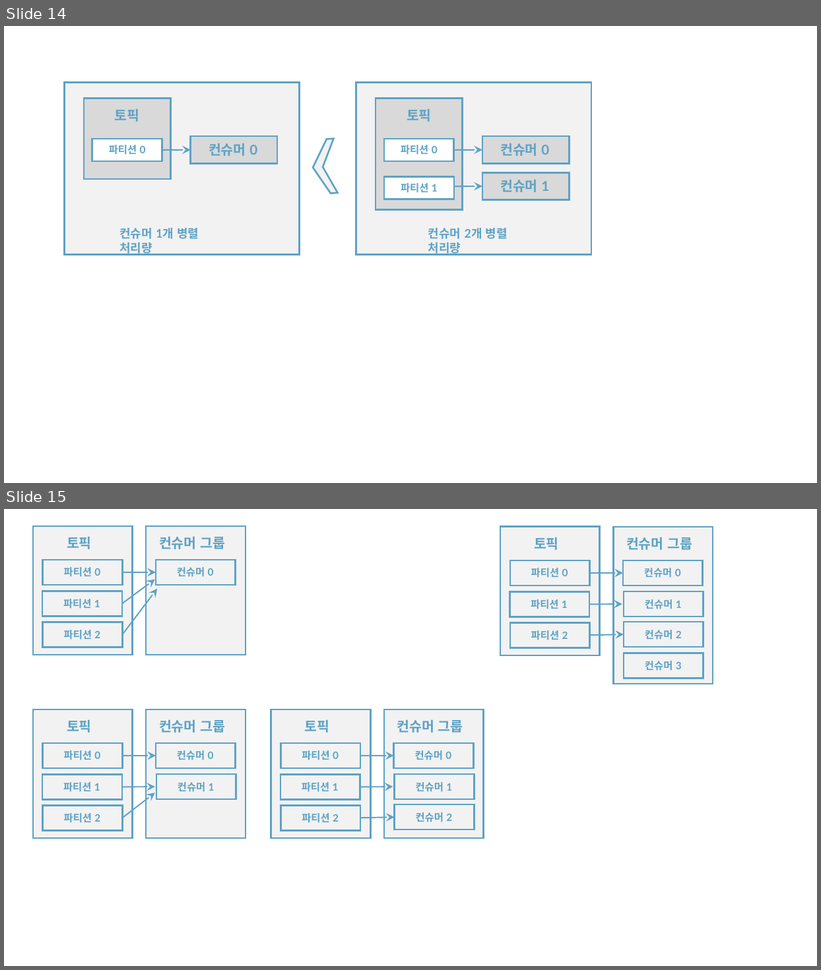
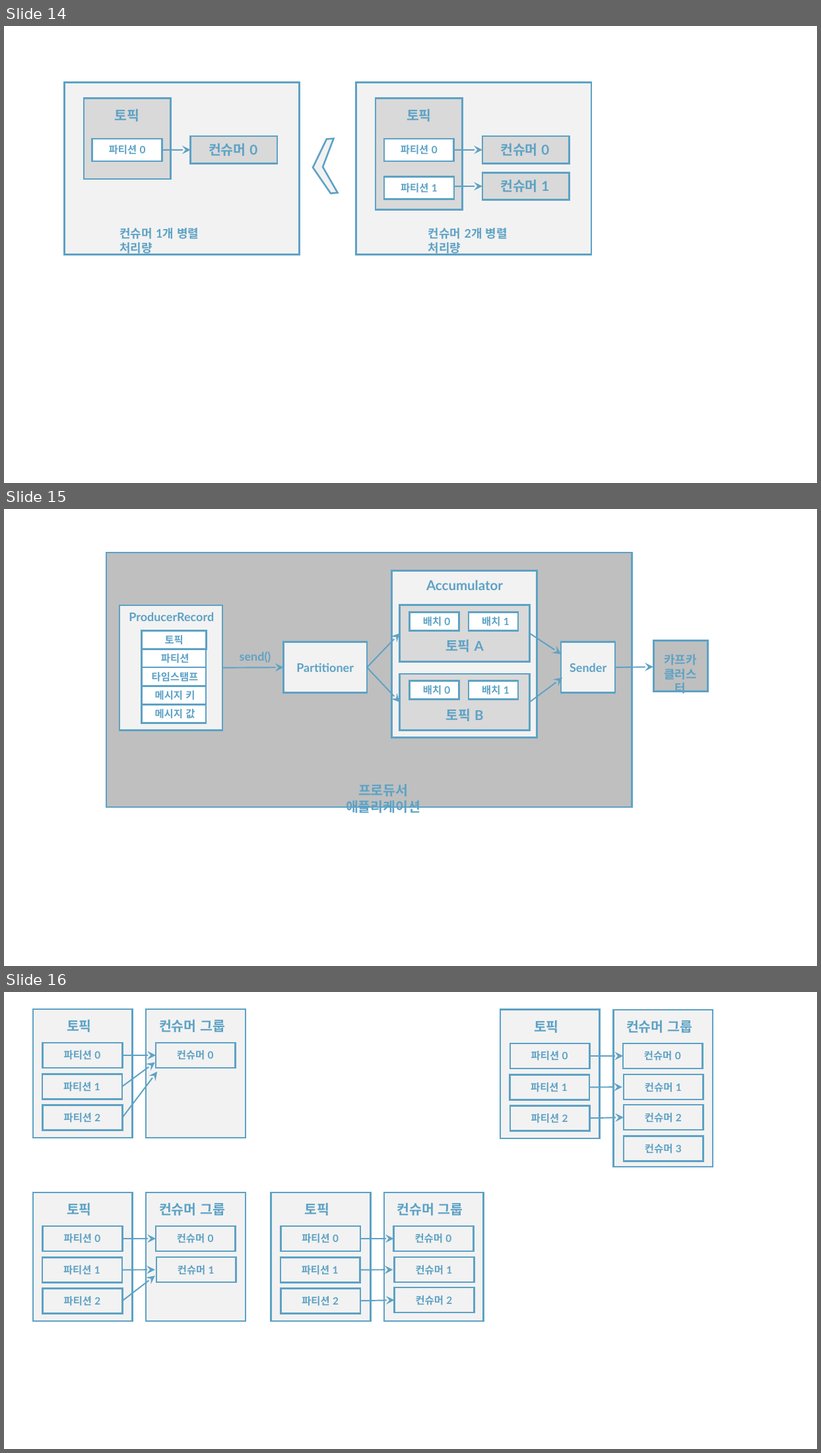
Before and after one commit to rudaks-han/book-summary, a slide deck: 아파치카프카_with자바/ref/프레젠테이션1.pptx. Shown one above the other, each under a label of ours: slides 14 and 15 before the commit, slides 14, 15 and 16 after it. The pictures are 821x970 and 821x1453 pixels, drawn with LibreOffice and Linux fonts; fonts in the diff are those of the drawing. Boxes give left, top, right and bottom in pixels: in the first picture for what was removed or moved away, otherwise in the second. Text is boxed around its words. In the diff, an @@ line names an element or a change of style, - is before the commit and + after.

```diff
--- a/아파치카프카_with자바/ref/프레젠테이션1.pptx
+++ b/아파치카프카_with자바/ref/프레젠테이션1.pptx
@@ slide 15 added at box(4, 509, 817, 966), background #FFFFFF @@
@@ rectangle added at box(106, 553, 632, 808), fill #BFBFBF, outline #5DA2C5 2 pt @@
@@ group added at box(392, 570, 537, 738): 7 rectangles, 7 texts @@
+배치 0
+배치 1
+토픽 A
+배치 0
+배치 1
+토픽 B
+Accumulator
@@ rectangle added at box(120, 605, 222, 730), fill #F2F2F2, outline #5DA2C5 2 pt @@
@@ text added at box(129, 612, 214, 621), 14 pt, text #5DA2C5, bold @@
+ProducerRecord
@@ rectangle added at box(142, 631, 207, 650), fill #FFFFFF, outline #5DA2C5 2 pt @@
@@ text added at box(165, 635, 184, 645), 12 pt, text #5DA2C5, bold @@
+토픽
@@ rectangle added at box(283, 642, 367, 692), fill #F2F2F2, outline #5DA2C5 2 pt @@
@@ arrow added from (367, 667) to (400, 634), #5DA2C5 1.5 pt @@
@@ arrow added from (530, 634) to (562, 654), #5DA2C5 1.5 pt @@
@@ rectangle added at box(562, 642, 616, 692), fill #F2F2F2, outline #5DA2C5 2 pt @@
@@ rectangle added at box(653, 641, 708, 691), fill #BFBFBF, outline #5DA2C5 2 pt @@
@@ rectangle added at box(142, 650, 206, 667), fill #FFFFFF, outline #5DA2C5 2 pt @@
@@ text added at box(161, 654, 189, 663), 12 pt, text #5DA2C5, bold @@
+파티션
@@ text added at box(240, 652, 271, 663), 14 pt, text #5DA2C5, bold @@
+send()
@@ text added at box(296, 663, 354, 672), 14 pt, text #5DA2C5, bold @@
+Partitioner
@@ text added at box(570, 663, 607, 672), 14 pt, text #5DA2C5, bold @@
+Sender
@@ arrow added from (615, 667) to (653, 667), #5DA2C5 1.5 pt @@
@@ text added at box(664, 654, 697, 696), 14 pt, text #5DA2C5, bold @@
+카프카
+클러스터
@@ rectangle added at box(142, 667, 206, 686), fill #FFFFFF, outline #5DA2C5 2 pt @@
@@ rectangle added at box(142, 687, 206, 705), fill #FFFFFF, outline #5DA2C5 2 pt @@
@@ text added at box(152, 672, 199, 682), 12 pt, text #5DA2C5, bold @@
+타임스탬프
@@ arrow added from (222, 667) to (283, 667), #5DA2C5 1.5 pt @@
@@ arrow added from (367, 667) to (400, 702), #5DA2C5 1.5 pt @@
@@ arrow added from (530, 702) to (563, 678), #5DA2C5 1.5 pt @@
@@ rectangle added at box(142, 705, 206, 723), fill #FFFFFF, outline #5DA2C5 2 pt @@
@@ text added at box(155, 691, 195, 700), 12 pt, text #5DA2C5, bold @@
+메시지 키
@@ text added at box(155, 709, 195, 719), 12 pt, text #5DA2C5, bold @@
+메시지 값
@@ text added at box(346, 784, 420, 816), 16 pt, text #5DA2C5, bold @@
+프로듀서 애플리케이션
@@ what was slide 15 is now slide 16 @@
```
Also in this commit, not shown: 1 slide changed.
